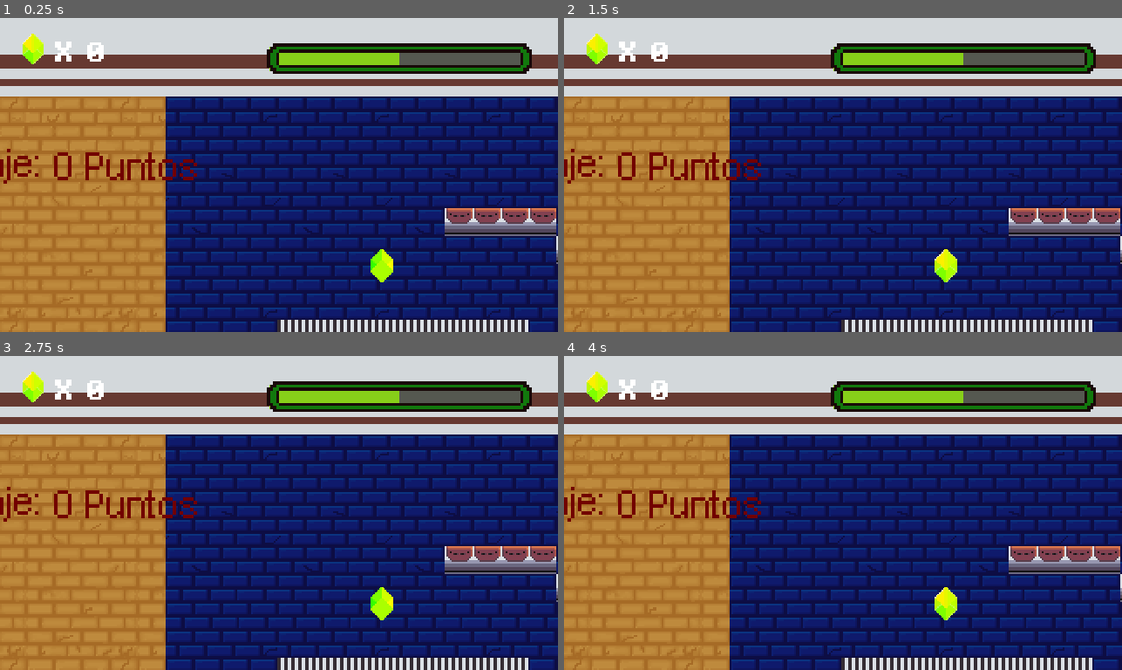
Above: before the commit, frames 1-4 (two rows, left to right).
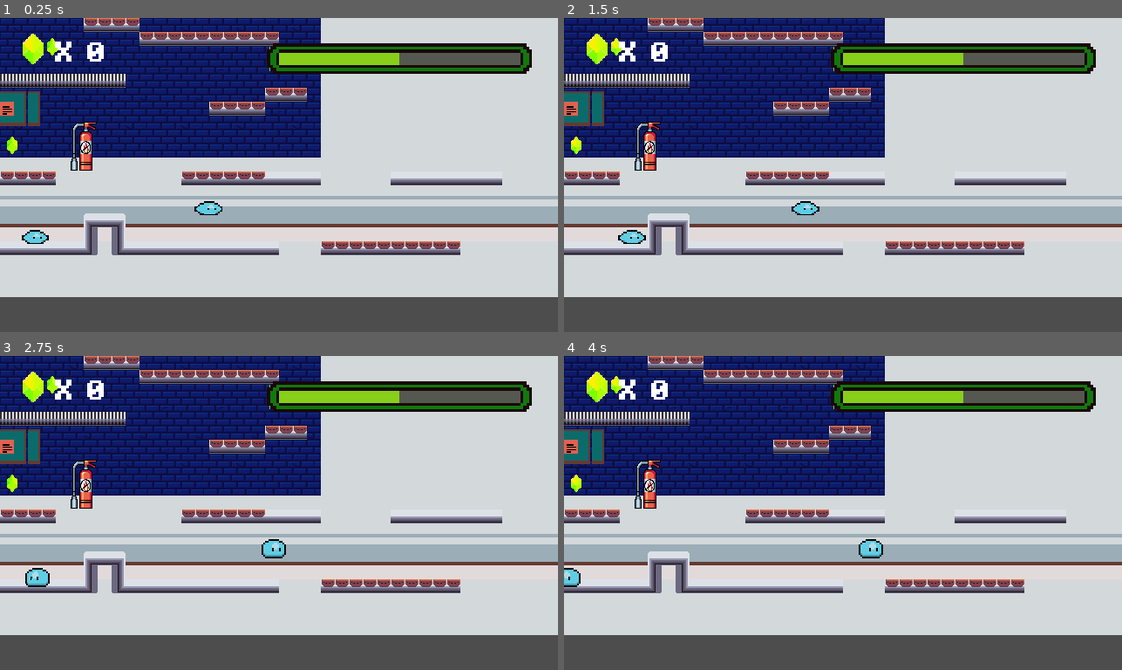
Above: after the commit, the same moments.

Repository: Chrissar19/AulaByte
Game: Godot game, scene res://escenas/Niveles/escena_01.tscn
Same seed, same stepped clock (60 frames per second), same inputs: the game is played once before the commit and once after it. Sound files missing from this copy of the repository are replaced by a short silence.
Inputs:
- Up to frame 1 (0.25 s): no input
- Up to frame 2 (1.5 s): tap Enter (ui_accept) at 0.5 s; hold Right (derecha) from 0.53 s (still down); tap Space (saltar) at 0.77 s
- Up to frame 3 (2.75 s): tap Space (saltar) at 1.52 s; release Right (derecha) at 2.03 s; hold Left (izquierda) from 2.03 s (still down)
- Up to frame 4 (4 s): release Left (izquierda) at 2.78 s; hold Right (derecha) from 2.78 s (still down); tap Space (saltar) at 3.02, 3.77 s

The runs differ from the first frame. In frame 1, 87% of the frame differs, in the area x 0-100%, y 0-100%; in frame 2, 87%; in frame 3, 87%; in frame 4, 87%.

Commit message:
Organizar carpetas
Se organizo la el orden de las carpetas

Diff:
--- a/AulaByte/escenas/Niveles/escena_01.tscn
+++ b/AulaByte/escenas/Niveles/escena_01.tscn
@@ -1,19 +1,18 @@
-[gd_scene load_steps=27 format=4 uid="uid://hbsg7hd3yrnt"]
+[gd_scene load_steps=26 format=4 uid="uid://hbsg7hd3yrnt"]
 
 [ext_resource type="Script" uid="uid://dcpdjyh6hwpi0" path="res://scripts/game_manager.gd" id="1_t8awx"]
 [ext_resource type="FontFile" uid="uid://bbow2nrr858wg" path="res://recursos/fuentes/Ayuda.TTF" id="2_f5kba"]
-[ext_resource type="Texture2D" uid="uid://dr3bkmou477j5" path="res://recursos/imagenes/TileSets/FondoSheet.png" id="3_6lk43"]
-[ext_resource type="Texture2D" uid="uid://dto4s5nn7kjhi" path="res://recursos/imagenes/TileSets/pared ladrillo.png" id="4_gu41u"]
-[ext_resource type="Texture2D" uid="uid://cxyafbo3ck6fg" path="res://recursos/imagenes/TileSets/Pisos.png" id="5_870s8"]
-[ext_resource type="Texture2D" uid="uid://dwol4vs2hvfno" path="res://recursos/imagenes/TileSets/Tilesets Decoracion.png" id="6_iw8xk"]
-[ext_resource type="PackedScene" uid="uid://bms0pstsaou5r" path="res://escenas/enemigo_slime_blue.tscn" id="7_58txc"]
-[ext_resource type="PackedScene" uid="uid://clkfnjqcilagi" path="res://escenas/player.tscn" id="8_3yna7"]
-[ext_resource type="PackedScene" uid="uid://bm8vysgbk4wkp" path="res://escenas/zona_muerta.tscn" id="9_dgd20"]
+[ext_resource type="Texture2D" uid="uid://dr3bkmou477j5" path="res://recursos/imagenes/tileSets/FondoSheet.png" id="3_6lk43"]
+[ext_resource type="Texture2D" uid="uid://dto4s5nn7kjhi" path="res://recursos/imagenes/tileSets/pared ladrillo.png" id="4_gu41u"]
+[ext_resource type="Texture2D" uid="uid://cxyafbo3ck6fg" path="res://recursos/imagenes/tileSets/Pisos.png" id="5_870s8"]
+[ext_resource type="Texture2D" uid="uid://dwol4vs2hvfno" path="res://recursos/imagenes/tileSets/Tilesets Decoracion.png" id="6_iw8xk"]
+[ext_resource type="PackedScene" uid="uid://bms0pstsaou5r" path="res://escenas/personajes/enemigos/enemigo_slime_blue.tscn" id="7_58txc"]
+[ext_resource type="PackedScene" uid="uid://bm8vysgbk4wkp" path="res://escenas/ui/zona_muerta.tscn" id="9_dgd20"]
 [ext_resource type="PackedScene" uid="uid://cydd1023br6iv" path="res://recursos/objetos_interacciones/bits_moneda.tscn" id="10_ueave"]
 [ext_resource type="PackedScene" uid="uid://dkm0atk4qawk3" path="res://recursos/objetos_interacciones/plataforma.tscn" id="11_vyccs"]
 [ext_resource type="PackedScene" uid="uid://1eeeqekb3ych" path="res://recursos/objetos_interacciones/caja.tscn" id="12_ocrpn"]
-[ext_resource type="PackedScene" uid="uid://c2ayu8gvwd1id" path="res://escenas/interfaz_grafica.tscn" id="13_fv1pf"]
-[ext_resource type="PackedScene" uid="uid://davoghcp26fty" path="res://escenas/barra_vida.tscn" id="14_akuvc"]
+[ext_resource type="PackedScene" uid="uid://c2ayu8gvwd1id" path="res://escenas/ui/interfaz_grafica.tscn" id="13_fv1pf"]
+[ext_resource type="PackedScene" uid="uid://davoghcp26fty" path="res://escenas/ui/barra_vida.tscn" id="14_akuvc"]
 
 [sub_resource type="TileSetAtlasSource" id="TileSetAtlasSource_npubw"]
 texture = ExtResource("3_6lk43")
@@ -339,16 +338,6 @@
 [node name="EnemigoSlimeBlue" parent="TileMap" instance=ExtResource("7_58txc")]
 position = Vector2(232, 232)
 
-[node name="Player" parent="." instance=ExtResource("8_3yna7")]
-position = Vector2(-416, -50)
-
-[node name="Camera2D" type="Camera2D" parent="Player"]
-position = Vector2(1, -19)
-zoom = Vector2(2, 2)
-limit_bottom = 305
-limit_smoothed = true
-position_smoothing_enabled = true
-
 [node name="ZonaMuerta" parent="." instance=ExtResource("9_dgd20")]
 position = Vector2(-470, 347)
 
--- a/AulaByte/escenas/intro/Intro.tscn
+++ b/AulaByte/escenas/intro/Intro.tscn
@@ -1,6 +1,6 @@
 [gd_scene load_steps=9 format=3 uid="uid://bxfofh26uty1p"]
 
-[ext_resource type="Script" uid="uid://bde1215wojdor" path="res://escenas/intro/intro.gd" id="1_a1g7d"]
+[ext_resource type="Script" uid="uid://bde1215wojdor" path="res://scripts/niveles/intro.gd" id="1_a1g7d"]
 [ext_resource type="Texture2D" uid="uid://dj0xfga1wnt2k" path="res://recursos/imagenes/intro/Intro1.png" id="2_ixy36"]
 [ext_resource type="Texture2D" uid="uid://ber51bsbec8qc" path="res://recursos/imagenes/intro/Intro2.png" id="3_ptr6o"]
 [ext_resource type="Texture2D" uid="uid://d0qhoet4bbdgn" path="res://recursos/imagenes/intro/Intro3.png" id="4_g86wm"]
--- a/AulaByte/escenas/menu/Seleccion_personaje/seleccion_personaje.tscn
+++ b/AulaByte/escenas/menu/Seleccion_personaje/seleccion_personaje.tscn
@@ -1,14 +1,14 @@
 [gd_scene load_steps=9 format=4 uid="uid://cj8vcwm8nhfu7"]
 
-[ext_resource type="Script" uid="uid://dooupabinrph4" path="res://escenas/menu/Seleccion_personaje/seleccion_personaje.gd" id="1_jukd6"]
-[ext_resource type="FontFile" uid="uid://61t7afss7gsj" path="res://recursos/fuentes/PixelOperator8.ttf" id="2_frxkc"]
-[ext_resource type="Texture2D" uid="uid://dto4s5nn7kjhi" path="res://recursos/imagenes/TileSets/pared ladrillo.png" id="2_fvawk"]
-[ext_resource type="FontFile" uid="uid://cqpyvmpwwbql2" path="res://recursos/fuentes/Titulos.ttf" id="5_e7txn"]
-[ext_resource type="AudioStream" uid="uid://rv3tqp8mrdwm" path="res://recursos/audio/efectos/click.wav" id="5_jukd6"]
-[ext_resource type="AudioStream" uid="uid://smlda04d7351" path="res://recursos/audio/efectos/Cambio de personaje.wav" id="6_q0mgo"]
+[ext_resource type="Script" uid="uid://dooupabinrph4" path="res://scripts/niveles/seleccion_personaje.gd" id="1_1yhaj"]
+[ext_resource type="Texture2D" uid="uid://dto4s5nn7kjhi" path="res://recursos/imagenes/tileSets/pared ladrillo.png" id="2_8tjb6"]
+[ext_resource type="FontFile" uid="uid://61t7afss7gsj" path="res://recursos/fuentes/PixelOperator8.ttf" id="3_40f4r"]
+[ext_resource type="FontFile" uid="uid://cqpyvmpwwbql2" path="res://recursos/fuentes/Titulos.ttf" id="4_s5o1y"]
+[ext_resource type="AudioStream" uid="uid://rv3tqp8mrdwm" path="res://recursos/audio/efectos/click.wav" id="5_3oyyv"]
+[ext_resource type="AudioStream" uid="uid://smlda04d7351" path="res://recursos/audio/efectos/cambio_personaje.wav" id="6_l5nic"]
 
 [sub_resource type="TileSetAtlasSource" id="TileSetAtlasSource_e7txn"]
-texture = ExtResource("2_fvawk")
+texture = ExtResource("2_8tjb6")
 0:0/0 = 0
 1:0/0 = 0
 2:0/0 = 0
@@ -82,7 +82,7 @@
 anchors_preset = 0
 offset_right = 40.0
 offset_bottom = 40.0
-script = ExtResource("1_jukd6")
+script = ExtResource("1_1yhaj")
 
 [node name="TileMapLayer" type="TileMapLayer" parent="."]
 tile_map_data = PackedByteArray("AAD/////AAADAAAAAAD//wAAAAADAAAAAAD//wEAAAADAAAAAAD//wIAAAADAAAAAAD//wMAAAADAAAAAAD//w …(16048 unchanged characters)…
@@ -170,14 +170,14 @@
 theme_override_colors/icon_hover_color = Color(0, 0.176471, 0.552941, 0.862745)
 theme_override_colors/icon_pressed_color = Color(0.0588235, 0.537255, 0.701961, 0.862745)
 theme_override_colors/icon_normal_color = Color(0.435294, 0.607843, 0.505882, 0.784314)
-theme_override_fonts/font = ExtResource("5_e7txn")
+theme_override_fonts/font = ExtResource("4_s5o1y")
 text = "VOLVER"
 icon_alignment = 1
 
 [node name="AudioClick" type="AudioStreamPlayer" parent="."]
-stream = ExtResource("5_jukd6")
+stream = ExtResource("5_3oyyv")
 bus = &"Efectos sonido"
 
 [node name="AudioCambio" type="AudioStreamPlayer" parent="."]
-stream = ExtResource("6_q0mgo")
+stream = ExtResource("6_l5nic")
 bus = &"Efectos sonido"
--- a/AulaByte/escenas/menu/menu_principal.tscn
+++ b/AulaByte/escenas/menu/menu_principal.tscn
@@ -1,6 +1,6 @@
 [gd_scene load_steps=7 format=3 uid="uid://bk4p6hke41s0k"]
 
-[ext_resource type="Script" uid="uid://y78h04b46o4c" path="res://escenas/menu/menu_principal.gd" id="1_8qhkl"]
+[ext_resource type="Script" uid="uid://y78h04b46o4c" path="res://scripts/niveles/menu_principal.gd" id="1_8qhkl"]
 [ext_resource type="Texture2D" uid="uid://brytj307nefg0" path="res://recursos/logos/Cielo.png" id="2_msw0b"]
 [ext_resource type="Texture2D" uid="uid://b75utru5tlqdy" path="res://recursos/logos/FondoMernu.png" id="3_aemwv"]
 [ext_resource type="Texture2D" uid="uid://qik4t041dbum" path="res://recursos/logos/LogoFinaleSFs.png" id="4_e7qrj"]
--- a/AulaByte/escenas/musica.tscn
+++ b/AulaByte/escenas/musica.tscn
@@ -1,6 +1,6 @@
 [gd_scene load_steps=2 format=3 uid="uid://djxwrbsevy7t8"]
 
-[ext_resource type="AudioStream" uid="uid://djnku8gt174u2" path="res://recursos/audio/Musica/01.mp3" id="1_n2oxw"]
+[ext_resource type="AudioStream" uid="uid://djnku8gt174u2" path="res://recursos/audio/musica/01.mp3" id="1_n2oxw"]
 
 [node name="Musica" type="AudioStreamPlayer2D"]
 stream = ExtResource("1_n2oxw")
--- a/AulaByte/escenas/niveles/nivel_tuto.tscn
+++ b/AulaByte/escenas/niveles/nivel_tuto.tscn
@@ -1,8 +1,9 @@
-[gd_scene load_steps=9 format=4 uid="uid://cqk82ixbb1sb0"]
+[gd_scene load_steps=10 format=4 uid="uid://cqk82ixbb1sb0"]
 
 [ext_resource type="Script" uid="uid://bl84y62aosyrq" path="res://scripts/niveles/nivel_tuto.gd" id="1_wwpym"]
 [ext_resource type="PackedScene" uid="uid://dkm0atk4qawk3" path="res://recursos/objetos_interacciones/plataforma.tscn" id="1_y272t"]
-[ext_resource type="Texture2D" uid="uid://cxyafbo3ck6fg" path="res://recursos/imagenes/TileSets/Pisos.png" id="3_mx0r8"]
+[ext_resource type="Texture2D" uid="uid://cxyafbo3ck6fg" path="res://recursos/imagenes/tileSets/Pisos.png" id="3_mx0r8"]
+[ext_resource type="PackedScene" uid="uid://t8ur3tgfe14n" path="res://escenas/ui/puntos_inicio.tscn" id="4_ougkj"]
 
 [sub_resource type="Animation" id="Animation_mx0r8"]
 length = 0.001
@@ -137,3 +138,9 @@
 [node name="lblTiempo" type="Label" parent="ui"]
 offset_right = 40.0
 offset_bottom = 23.0
+
+[node name="PuntoInicioJugador" type="Marker2D" parent="."]
+position = Vector2(360, 104)
+
+[node name="PuntosInicio" parent="." instance=ExtResource("4_ougkj")]
+position = Vector2(-512, 72)
--- a/AulaByte/escenas/enemigo_slime_blue.tscn
+++ b/AulaByte/escenas/personajes/enemigos/enemigo_slime_blue.tscn
@@ -2,7 +2,7 @@
 
 [ext_resource type="Texture2D" uid="uid://bwcilsi2eal00" path="res://recursos/imagenes/personajes/enemigos/Slime.png" id="1_g3lbq"]
 [ext_resource type="Script" uid="uid://b0boun4nl82le" path="res://scripts/enemigo_slime_blue.gd" id="1_i7f8o"]
-[ext_resource type="PackedScene" uid="uid://bm8vysgbk4wkp" path="res://escenas/zona_muerta.tscn" id="2_i7f8o"]
+[ext_resource type="PackedScene" uid="uid://bm8vysgbk4wkp" path="res://escenas/ui/zona_muerta.tscn" id="2_i7f8o"]
 
 [sub_resource type="AtlasTexture" id="AtlasTexture_b36vx"]
 atlas = ExtResource("1_g3lbq")
--- a/AulaByte/escenas/personajes/info/insuasty.tres
+++ b/AulaByte/escenas/personajes/info/insuasty.tres
@@ -1,7 +1,7 @@
 [gd_resource type="Resource" script_class="personajeInfo" load_steps=4 format=3 uid="uid://bkv2u8jijwk5d"]
 
 [ext_resource type="Script" uid="uid://b2tv635ue2025" path="res://scripts/datos/personaje_info.gd" id="1_2ysgf"]
-[ext_resource type="PackedScene" uid="uid://cqdrjolyxd8ch" path="res://escenas/personajes/Insuasty/Insuasty.tscn" id="1_3tvv0"]
+[ext_resource type="PackedScene" uid="uid://cqdrjolyxd8ch" path="res://escenas/personajes/Insuasty/insuasty.tscn" id="1_3tvv0"]
 [ext_resource type="Texture2D" uid="uid://cv1s8xifo4cgd" path="res://recursos/imagenes/personajes/cabezaIzuasty.png" id="3_skh47"]
 
 [resource]
--- a/AulaByte/escenas/personajes/info/jojoa.tres
+++ b/AulaByte/escenas/personajes/info/jojoa.tres
@@ -1,7 +1,7 @@
 [gd_resource type="Resource" script_class="personajeInfo" load_steps=4 format=3 uid="uid://d1rnnefd0vu4t"]
 
 [ext_resource type="Script" uid="uid://b2tv635ue2025" path="res://scripts/datos/personaje_info.gd" id="1_liuou"]
-[ext_resource type="PackedScene" uid="uid://cthf45o6nhr70" path="res://escenas/personajes/Jojoa/Jojoa.tscn" id="1_xb5uk"]
+[ext_resource type="PackedScene" uid="uid://cthf45o6nhr70" path="res://escenas/personajes/Jojoa/jojoa.tscn" id="1_xb5uk"]
 [ext_resource type="Texture2D" uid="uid://cnbqiltmvvr61" path="res://recursos/imagenes/personajes/cabezaHarold.png" id="3_0i7l7"]
 
 [resource]
--- a/AulaByte/escenas/personajes/info/romo.tres
+++ b/AulaByte/escenas/personajes/info/romo.tres
@@ -1,7 +1,7 @@
 [gd_resource type="Resource" script_class="personajeInfo" load_steps=4 format=3 uid="uid://dshoxi10m8doq"]
 
 [ext_resource type="Script" uid="uid://b2tv635ue2025" path="res://scripts/datos/personaje_info.gd" id="1_63kad"]
-[ext_resource type="PackedScene" uid="uid://dmd1fw00kr3fi" path="res://escenas/personajes/Romo/Romo.tscn" id="1_wlv1h"]
+[ext_resource type="PackedScene" uid="uid://dmd1fw00kr3fi" path="res://escenas/personajes/Romo/romo.tscn" id="1_wlv1h"]
 [ext_resource type="Texture2D" uid="uid://bi77sdj5bighi" path="res://recursos/imagenes/personajes/CabezaRomo.png" id="3_wlv1h"]
 
 [resource]
--- /dev/null
+++ b/AulaByte/escenas/ui/puntos_inicio.tscn
@@ -0,0 +1,7 @@
+[gd_scene format=3 uid="uid://t8ur3tgfe14n"]
+
+[node name="PuntosInicio" type="Node2D"]
+
+[node name="InicioPrincipal" type="Marker2D" parent="."]
+
+[node name="Checkpont" type="Marker2D" parent="."]
--- a/AulaByte/escenas/zona_muerta.tscn
+++ b/AulaByte/escenas/ui/zona_muerta.tscn
@@ -1,7 +1,7 @@
 [gd_scene load_steps=3 format=3 uid="uid://bm8vysgbk4wkp"]
 
 [ext_resource type="Script" uid="uid://b28ydkssdkqu1" path="res://scripts/zona_muerta.gd" id="1_6kesg"]
-[ext_resource type="AudioStream" uid="uid://coypurc8fta1a" path="res://recursos/Audio/Musica/hurt.wav" id="2_fgjks"]
+[ext_resource type="AudioStream" uid="uid://coypurc8fta1a" path="res://recursos/audio/musica/hurt.wav" id="2_fgjks"]
 
 [node name="ZonaMuerta" type="Area2D"]
 collision_mask = 2
--- a/AulaByte/scripts/niveles/nivel_tuto.gd
+++ b/AulaByte/scripts/niveles/nivel_tuto.gd
@@ -1,6 +1,8 @@
 extends Node2D
 
 @onready var contenedor: Node2D = self
+@onready var punto_inicio_jugador: Node2D = $PuntoInicioJugador
+@onready var puntos_inicio: Node2D = $PuntosInicio
 
 func _ready() -> void:
 	var id := JugadorSeleccionado.obtener_id()
@@ -9,7 +11,7 @@
 	if ruta != "":
 		var escena_personaje := load(ruta)
 		var jugador: Node2D = escena_personaje.instantiate()
-		jugador.position = Vector2(3, 0) #--Posicion de inicio
+		jugador.position = punto_inicio_jugador.position #--Posicion de inicio
 		contenedor.add_child(jugador)
 	else:
 		print("No se cargo el personaje")
Not shown: 3 places in AulaByte/escenas/menu/Seleccion_personaje/seleccion_personaje.tscn that only renumber resources
Renamed: AulaByte/escenas/barra_vida.tscn -> AulaByte/escenas/ui/barra_vida.tscn
Renamed: AulaByte/escenas/interfaz_grafica.tscn -> AulaByte/escenas/ui/interfaz_grafica.tscn
Not shown, changed: AulaByte/recursos/Audio/Musica/01.mp3.import
Not shown, changed: AulaByte/recursos/Audio/Musica/02.mp3.import
Not shown, changed: AulaByte/recursos/Audio/Musica/03.mp3.import
Not shown, changed: AulaByte/recursos/Audio/Musica/hurt.wav.import
Not shown, changed: AulaByte/recursos/Audio/Musica/time_for_adventure.mp3.import
Not shown, changed: AulaByte/recursos/audio/Musica/neon-pulse-30s-307999.wav.import
Not shown, changed: AulaByte/recursos/audio/Musica/tic-toc-suspenso-7312.wav.import
Not shown, changed: AulaByte/recursos/audio/efectos/cambio_personaje.wav.import
Not shown, changed: AulaByte/recursos/imagenes/TileSets/FondoSheet.png.import
(and 17 more such lines)
